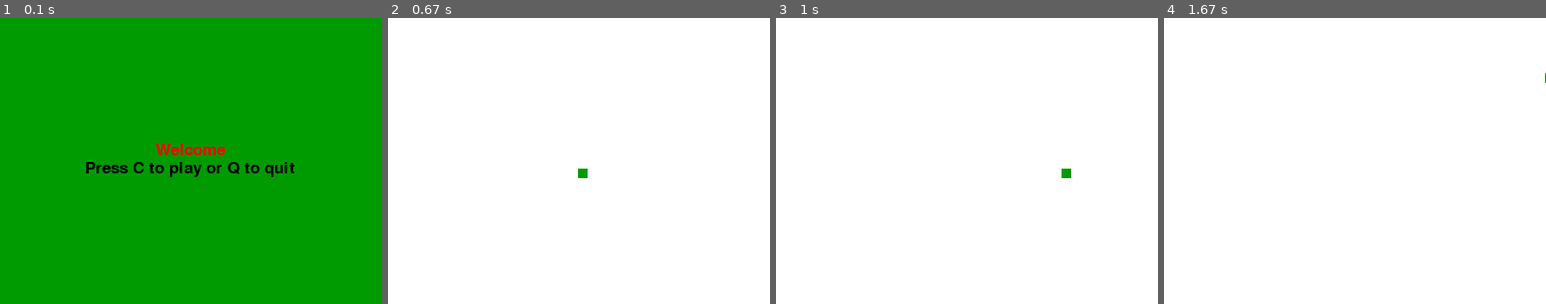
Above: before the commit, frames 1-4 (left to right).
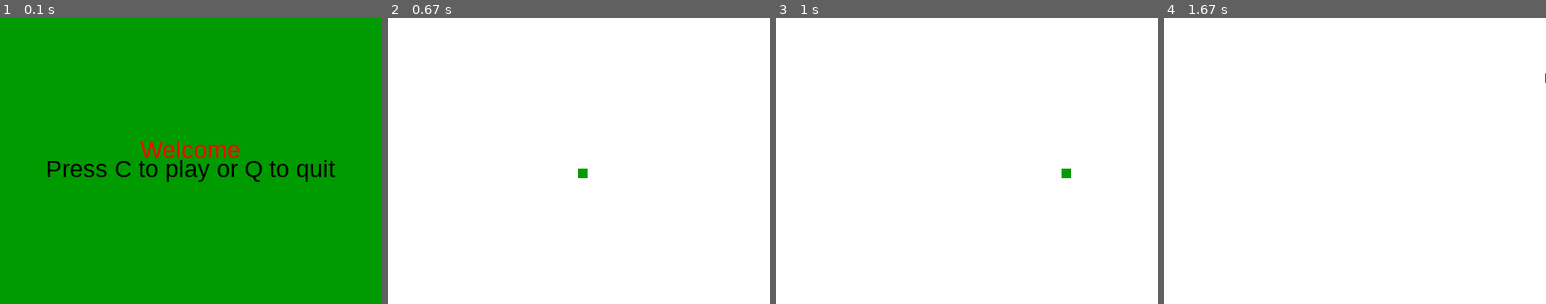
Above: after the commit, the same moments.

Repository: AmeliaLebioda/SNAKE-GAME
Game: pygame game, started from newpixel.py
Two runs of this game, one before a commit and one after it. Both use one fixed random seed, a clock stepped at 60 frames per second and the inputs below.
Inputs:
- Up to frame 1 (0.1 s): no input
- Up to frame 2 (0.67 s): tap C at 0.33 s
- Up to frame 3 (1 s): hold Right from 0.67 s (still down)
- Up to frame 4 (1.67 s): release Right at 1.13 s; hold Up 1.17-1.47 s; hold Right from 1.5 s (still down)
The pictures show only the part of the screen within x 25-75%, y 24-74%; the shares and areas given below are measured in that part.

The runs differ from the first frame. In frame 1, 2.8% of the frame differs, in the area x 12-88%, y 43-58%; in frame 2, nothing differs; in frame 3, nothing differs; in frame 4, nothing differs.

Commit message:
Update fonts

Diff:
--- a/newpixel.py
+++ b/newpixel.py
@@ -19,17 +19,24 @@
 block_size=10
 FPS =30
 
-font = pygame.font.SysFont(None, 25)
-def text_objects(text, color):
-    textSurface=font.render(text, True, color)
+smallfont = pygame.font.SysFont("Helvetica", 25)
+medfont = pygame.font.SysFont("comicsansms", 50)
+largefont = pygame.font.SysFont("comicsansms", 70)
+
+def text_objects(text, color, size):
+    if size == "small":
+        textSurface=smallfont.render(text, True, color)
+    elif size == "med":
+        textSurface=medfont.render(text, True, color)
+    elif size == "large":
+        textSurface=largefont.render(text, True, color)
     return textSurface, textSurface.get_rect()
 
-def message_to_screen(msg,color, y_displace=0):
-    textSurf, textRect = text_objects(msg, color)
+def message_to_screen(msg,color, y_displace=0, size = "small"):
+    textSurf, textRect = text_objects(msg, color, size)
     textRect.center = (display_width/2),(display_height/2)+ y_displace
     gameDisplay.blit(textSurf, textRect)
-    ##screen_text = font.render(msg, True, color)
-    ##gameDisplay.blit(screen_text, [display_width/2,display_height/2])
+
 
 def snake(block_size, snakelist):
     for XnY in snakelist:
@@ -82,8 +89,8 @@
 
         while gameOver == True:
             gameDisplay.fill(white)
-            message_to_screen("The game is over",red, -20)
-            message_to_screen("Press C to play again or Q to quit",black, 20)
+            message_to_screen("The game is over",red, -20, size ="med")
+            message_to_screen("Press C to play again or Q to quit",black, 30, size = "small")
             pygame.display.update()
 
             for event in pygame.event.get():
